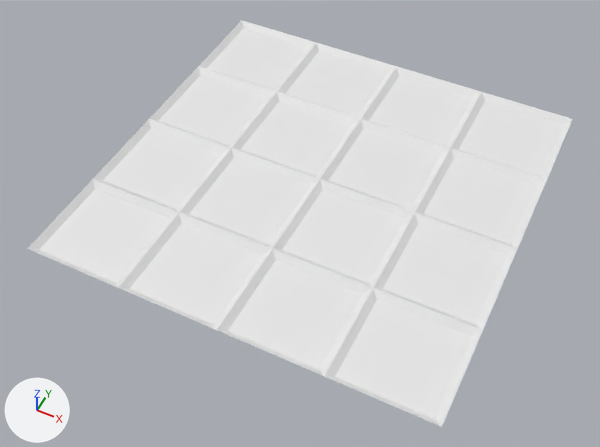
A saved change to the FBX model Assets/Enviro Static Meshes/Meshes/SM_Cellling_Ornaments.fbx.
One viewpoint serves both versions: a camera (50 mm lens) standing at (0.21, -1.63, 2.91) and looking at (-1.02, 0.82, -0.15). Arrows for +X, +Y and +Z are at lower left; the lights stay in place. Where no turn or scale is listed for an object, it has been applied to the vertices.

Names of what the first picture shows: 'SM_Cellling_Ornaments'.
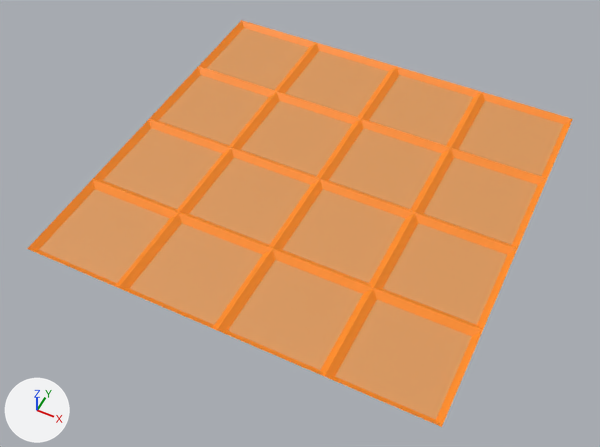
The change, as a diff of the scene's bpy script:
```diff
--- a/Assets/Enviro Static Meshes/Meshes/SM_Cellling_Ornaments.fbx.py
+++ b/Assets/Enviro Static Meshes/Meshes/SM_Cellling_Ornaments.fbx.py
@@ img_prop_texture_set01_png @@
+img_prop_texture_set01_png = load_image('Prop_Texture_Set01.png', '../../Materials/Prop_Texture_Set01.png', 64, 64, 'sRGB')
@@ mat_mr_props @@
 mat_mr_props = principled_material('MR_Props')
-mat_mr_props.base_color = (0.8, 0.8, 0.8)  # white #e7e7e7
+mat_mr_props.texture = img_prop_texture_set01_png
@@ me_plane_003 @@
 me_plane_003.from_pydata(...)  # 89 vertices, 160 faces; spans x -2.0..0.0, y 0.0..2.0, z -0.03..0.0
 # used by ob_sm_cellling_ornaments; location = (0.0, 0.0, 0.0)
+# me_plane_003 part 1: texture (UV) coordinates of 160 of 160 faces, centred in x -1.99..-0.01, y 0.01..1.99, z -0.03..-0.01, changed; they spanned u 0.0..1.0, v 0.0..1.0 and now span u 0.45..0.88, v 0.23..0.61
 me_plane_003.materials.append(mat_mr_props)
```

What differs and where, as boxes [x1, y1, x2, y2] in the pictures (600 x 447 px):
'SM_Cellling_Ornaments', surface changed (white to orange): [27, 20, 573, 427] in both
